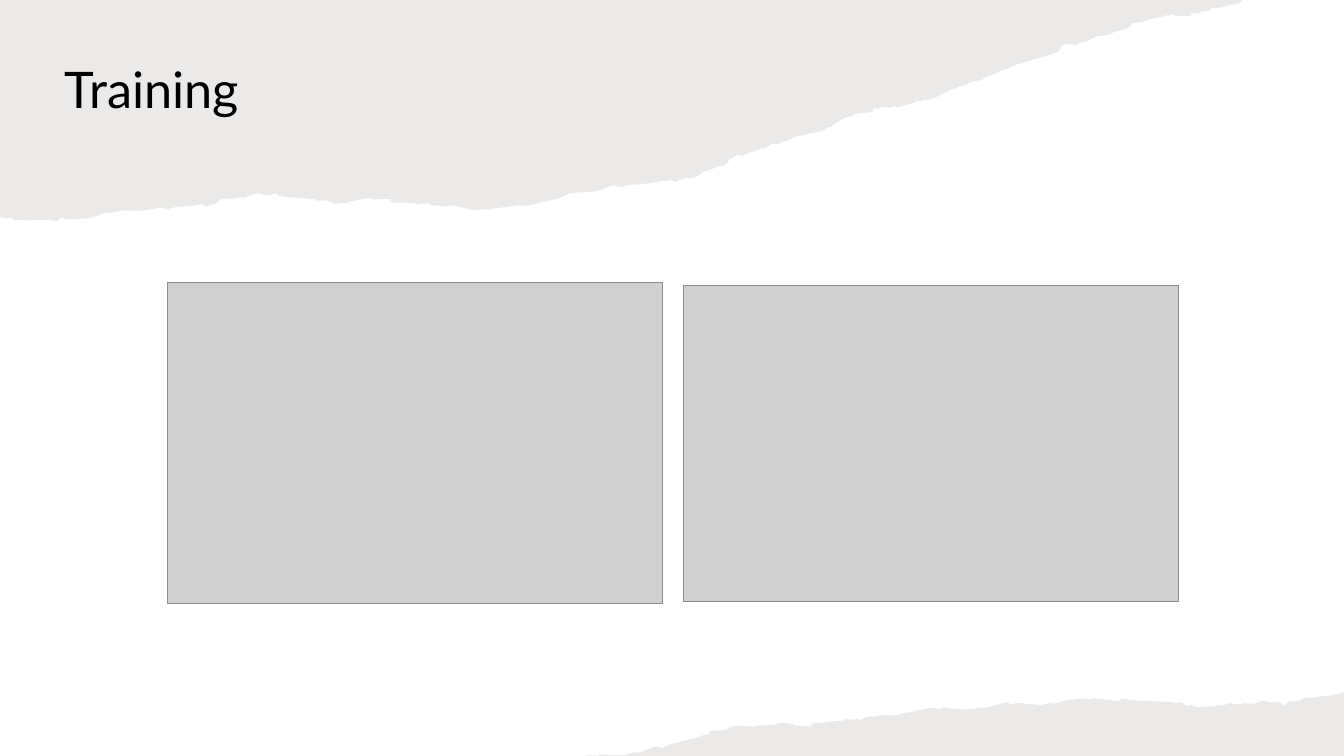
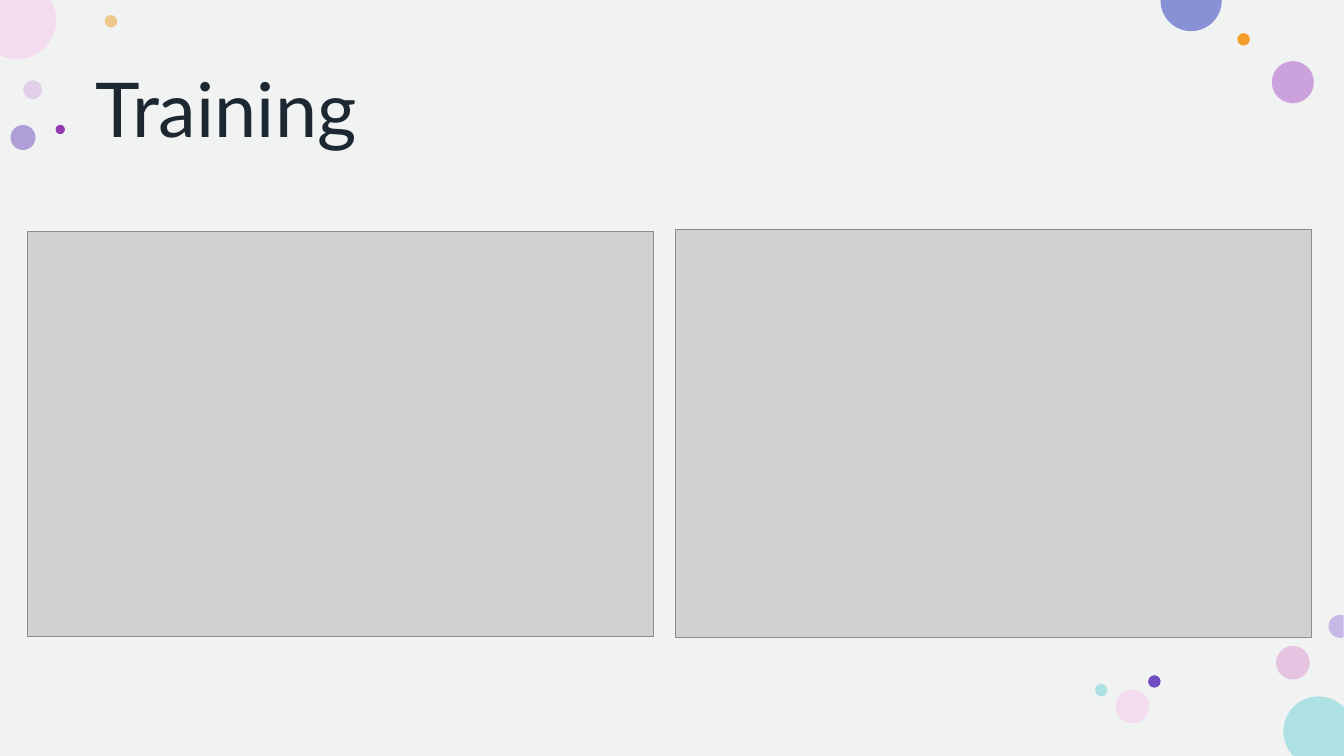
Before and after one commit to howie-zeng/Analyzing-Retail-Sentiment-and-Detecting-Trading-Signals, a slide deck: slide 8 of Presentation.pptx (slide 7 before the commit). Drawn at 1344x756 pixels with LibreOffice and Linux fonts; fonts in the diff are those of the drawing; grey boxes stand for pictures. Boxes give left, top, right and bottom in pixels: in the first picture for what was removed or moved away, otherwise in the second. Text is boxed around its words. In the diff, an @@ line names an element or a change of style, - is before the commit and + after.

```diff
--- a/Presentation.pptx
+++ b/Presentation.pptx
@@ rectangle removed at <box>0,0,1344,756</box> @@
@@ freeform shape removed at <box>0,0,1242,222</box> @@
@@ rectangle added at <box>0,0,1344,756</box>, fill #F0F3F1 @@
@@ title "Training": place and size @@
-title "Training" at <box>65,71,239,117</box>
+title "Training" at <box>96,82,357,151</box>
@@ title "Training" at <box>96,82,357,151</box>: size 36 to 54 pt, text colour #000000 to #1C2732; vertical alignment bottom to middle @@
@@ group added at <box>10,15,1315,723</box>: 10 ellipses @@
@@ picture: place and size @@
-picture at <box>168,282,662,604</box>
+picture at <box>28,231,653,637</box>
@@ picture: place and size @@
-picture at <box>684,285,1178,602</box>
+picture at <box>676,230,1311,637</box>
@@ freeform shape removed at <box>585,693,1344,756</box> @@
```
Also in this commit, not shown: 7 other slides changed, 1 slide added.
